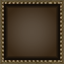
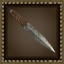
Layered file, before and after one edit (64px x 64px). Changes by layer:
showed "Throwing_knife" over [9, 9, 56, 54]
